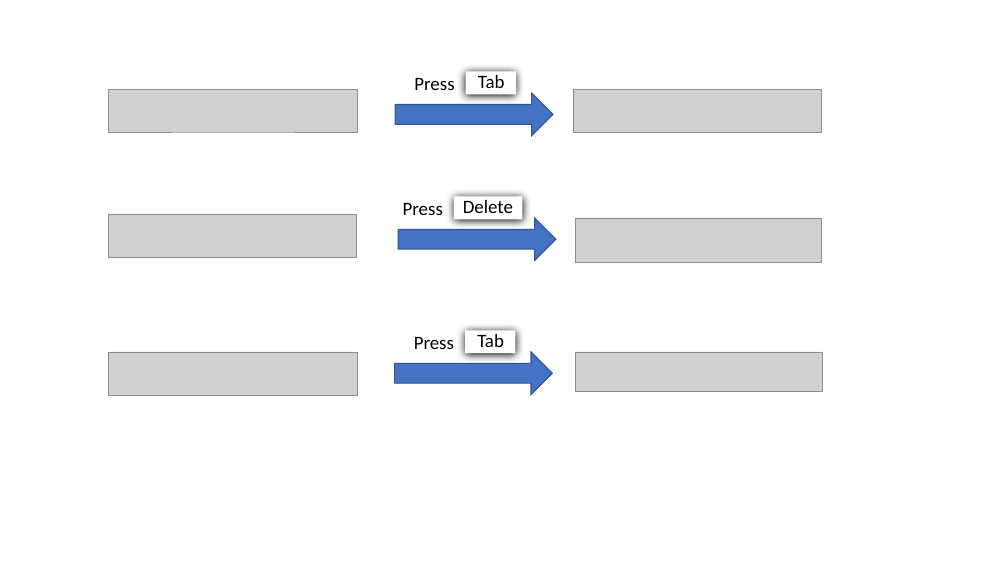
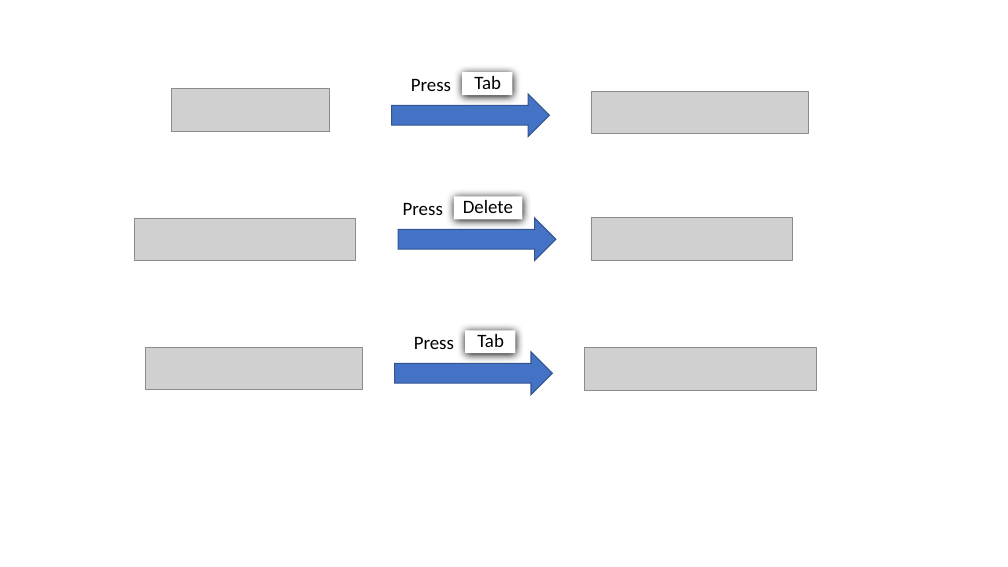
Before and after one commit to sherlynng/main, a slide deck: slide 1 of docs/diagrams/AutofillCommandDiagram.pptx. Drawn at 1008x567 pixels with LibreOffice and Linux fonts; fonts in the diff are those of the drawing; grey boxes stand for pictures. Boxes give left, top, right and bottom in pixels: in the first picture for what was removed or moved away, otherwise in the second. Text is boxed around its words. In the diff, an @@ line names an element or a change of style, - is before the commit and + after.

```diff
--- a/docs/diagrams/AutofillCommandDiagram.pptx
+++ b/docs/diagrams/AutofillCommandDiagram.pptx
@@ picture: place and size @@
-picture at box(109, 89, 358, 132)
+picture at box(172, 88, 330, 132)
@@ 1 text, 1 right arrow, 1 rectangle: place and size @@
-1 text, 1 right arrow, 1 rectangle at box(395, 71, 554, 136)
+1 text, 1 right arrow, 1 rectangle at box(392, 73, 550, 137)
@@ picture: place and size @@
-picture at box(573, 89, 822, 132)
+picture at box(591, 91, 808, 133)
@@ picture: place and size @@
-picture at box(108, 215, 357, 258)
+picture at box(135, 218, 356, 261)
@@ picture: place and size @@
-picture at box(575, 218, 822, 262)
+picture at box(591, 218, 793, 261)
@@ picture: place and size @@
-picture at box(109, 352, 358, 395)
+picture at box(145, 348, 362, 389)
@@ picture: place and size @@
-picture at box(575, 352, 822, 392)
+picture at box(585, 348, 817, 391)
```
Also in this commit, not shown: 6 other files.
